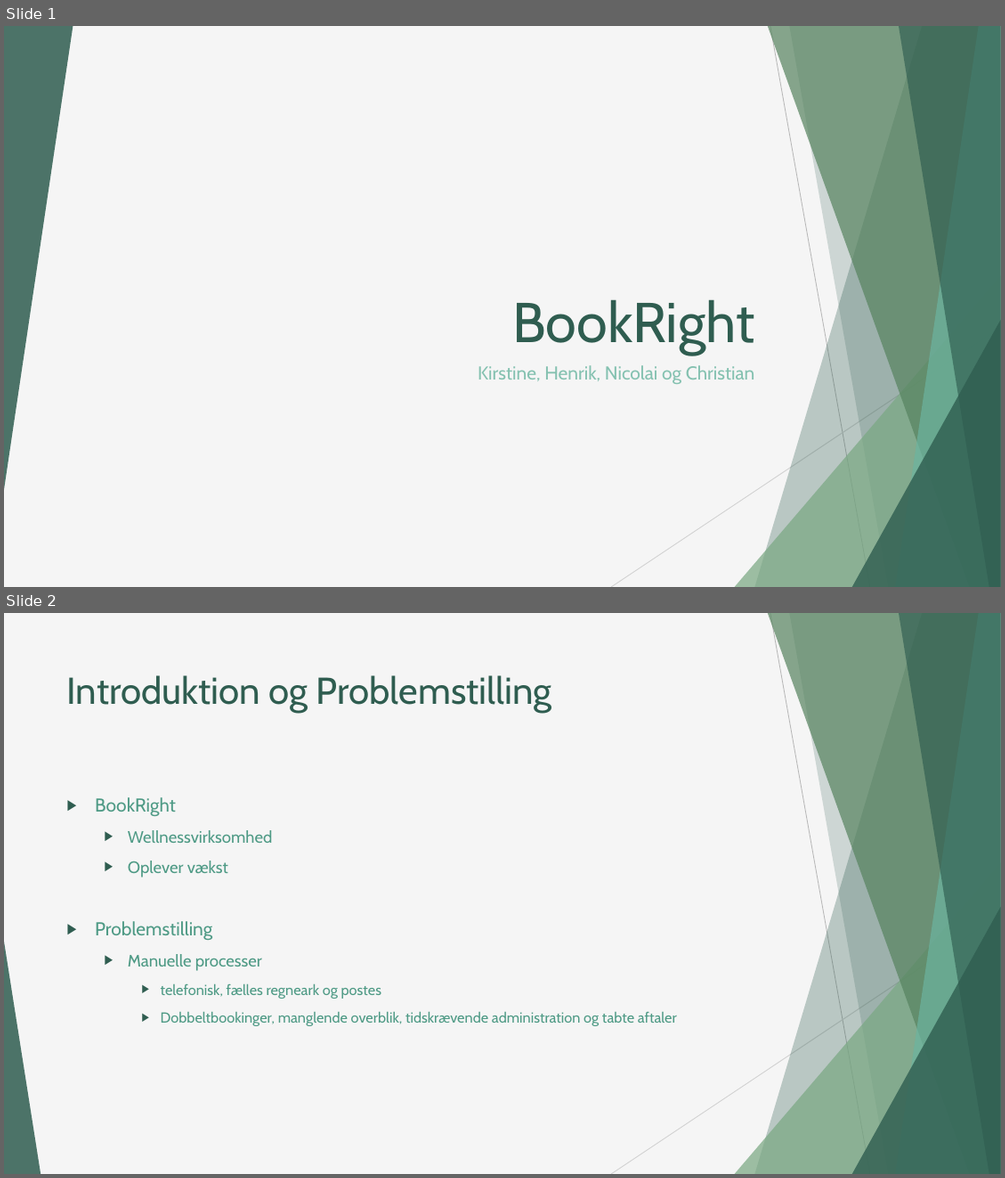
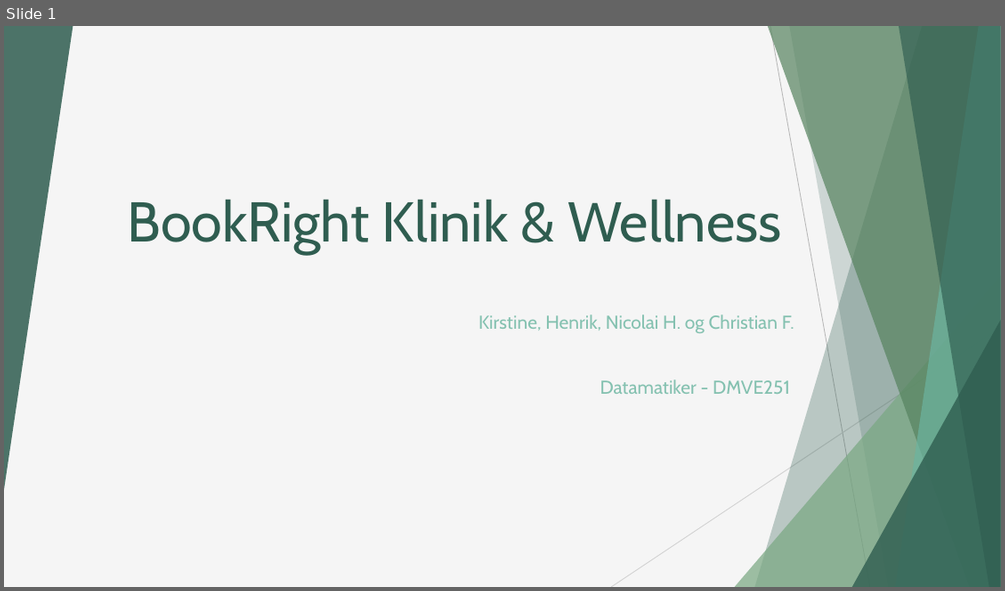
Before and after one commit to hiha76740/SecondSemesterEksamensProjekt, a slide deck: Dokumenter/Powerpoint.pptx. Shown one above the other, each under a label of ours: slides 1 and 2 before the commit, slide 1 after it. The pictures are 1005x1178 and 1005x591 pixels, drawn with LibreOffice and Linux fonts; fonts in the diff are those of the drawing. Boxes give left, top, right and bottom in pixels: in the first picture for what was removed or moved away, otherwise in the second. Text is boxed around its words. In the diff, an @@ line names an element or a change of style, - is before the commit and + after.

```diff
--- a/Dokumenter/Powerpoint.pptx
+++ b/Dokumenter/Powerpoint.pptx
@@ slide 2 removed at [4,613,1001,1174], background #F5F5F5; not listed: 9 template elements that a slide beside it also shows @@
@@ title removed at [67,675,552,713] @@
-Introduktion og Problemstilling
@@ text removed at [95,797,677,1026] @@
-▶ BookRight
-  ▶ Wellnessvirksomhed
-  ▶ Oplever vækst
-▶ Problemstilling
-  ▶ Manuelle processer
-    ▶ telefonisk, fælles regneark og postes
-    ▶ Dobbeltbookinger, manglende overblik, tidskrævende administration og tabte aftaler
@@ triangle removed at [4,941,40,1174] @@
@@ slide 1 changed as well @@
@@ title at [128,199,781,255]: text changed @@
-BookRight
+BookRight Klinik & Wellness
@@ subtitle at [478,314,794,394]: text changed @@
-Kirstine, Henrik, Nicolai og Christian
+Kirstine, Henrik, Nicolai H. og Christian F.
+Datamatiker - DMVE251
```
Also in this commit, not shown: 4 other slides changed, 6 slides added, 1 other slide removed.
